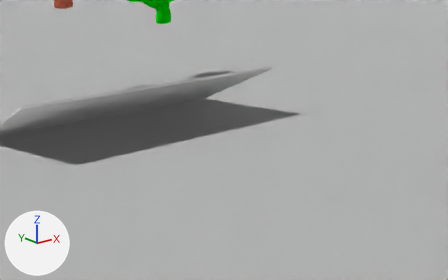
The Blender file Game.blend, before and after one commit.
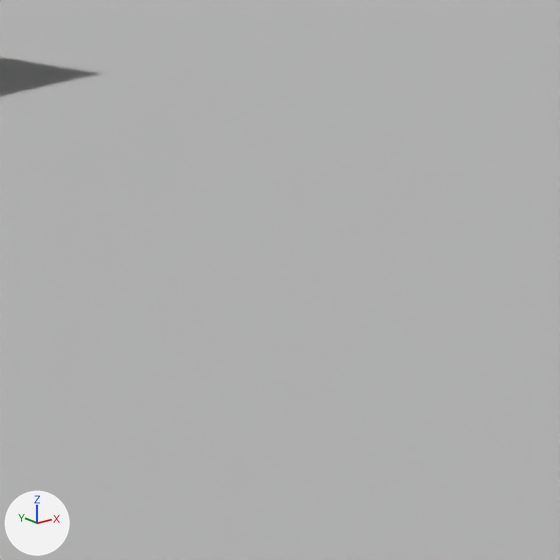
Old and new are each drawn from a 50 mm lens placed at (-9.4, -21.4, 5.45), pointed at (-2.41, -12.66, 1.95) and again close up on the part from 60% to 100% of the width and 32% to 96% of the height. Every picture has the same lights, and +X, +Y and +Z are marked at lower left.

The scene before the commit, as lines of its bpy script (objects in view):
```python
me_plane = bpy.data.meshes.new('Plane')
me_plane.from_pydata([(-1.0, -1.0, 0.0), (1.0, -1.0, 0.0), (-1.0, 1.0, 0.0), (1.0, 1.0, 0.0)], [], [(0, 1, 3, 2)])
me_plane.materials.append(mat_material_003)  # its picture is missing
ob_plane = bpy.data.objects.new('Plane', me_plane)
ob_plane.location = (0.0, 0.0, 0.0)
ob_plane.scale = (173.0, 173.0, 173.0)
```
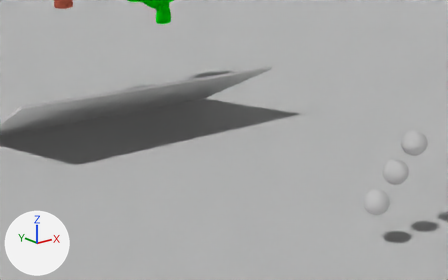
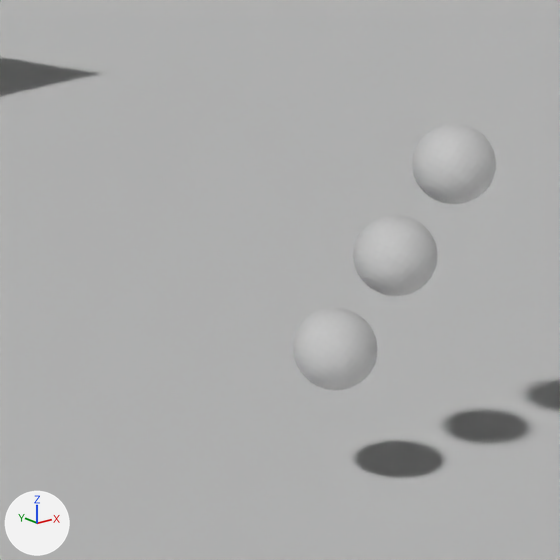
Commit message: Upgrades Blends

The change in detail:
Material 'Material.007' (mat_material_007) is new.
Its base color is (0.8, 0.8, 0.8) (white #e7e7e7).
Mesh me_sphere_001 is new.
It consists of a UV sphere (32 segments, 16 rings, poles along z) spanning x -1.0..1.0, y -1.0..1.0, z -3.8..-1.8; a UV sphere (32 segments, 16 rings, poles along z) spanning x -1.0..1.0, y -1.0..1.0, z -1.0..1.0; a UV sphere (32 segments, 16 rings, poles along z) spanning x -1.0..1.0, y -1.0..1.0, z 1.8..3.8.
It uses material mat_material_007 (white #e7e7e7).
Object 'Upgrade Item' (ob_upgrade_item) is new; it shows me_sphere_001.
Its location is (0.0, -14.82, 1.377).
Its rotation in degrees is (6.3, 45, 6.4).
Its scale is (0.245, 0.245, 0.245).

Location of each change, [x1, y1, x2, y2] in pixels of the close-ups (560 x 560 px):
'Upgrade Item', added: after [293, 124, 496, 390]
